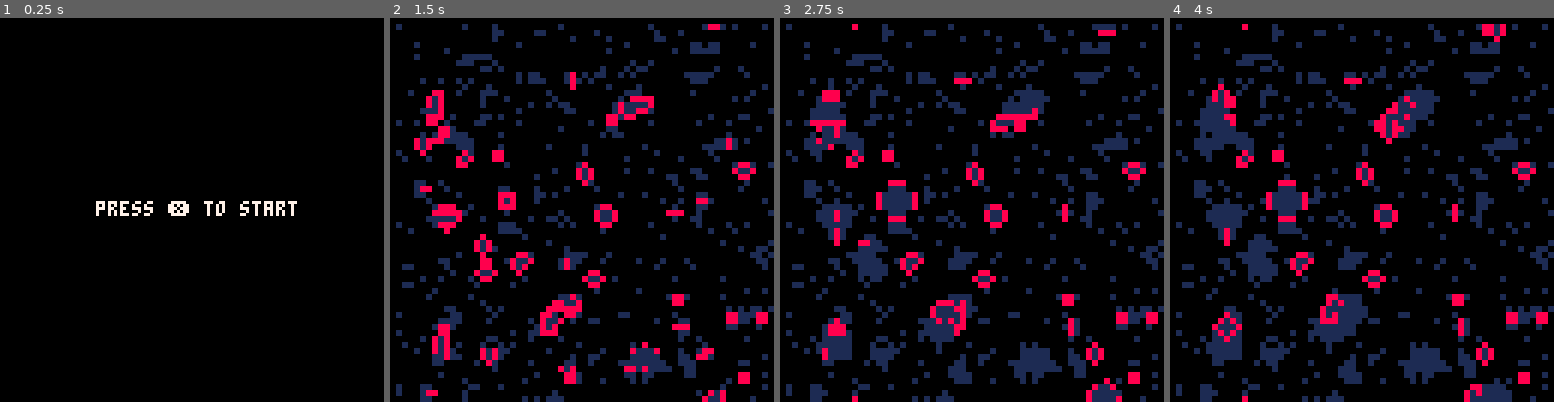
Above: before the commit, frames 1-4 (left to right).
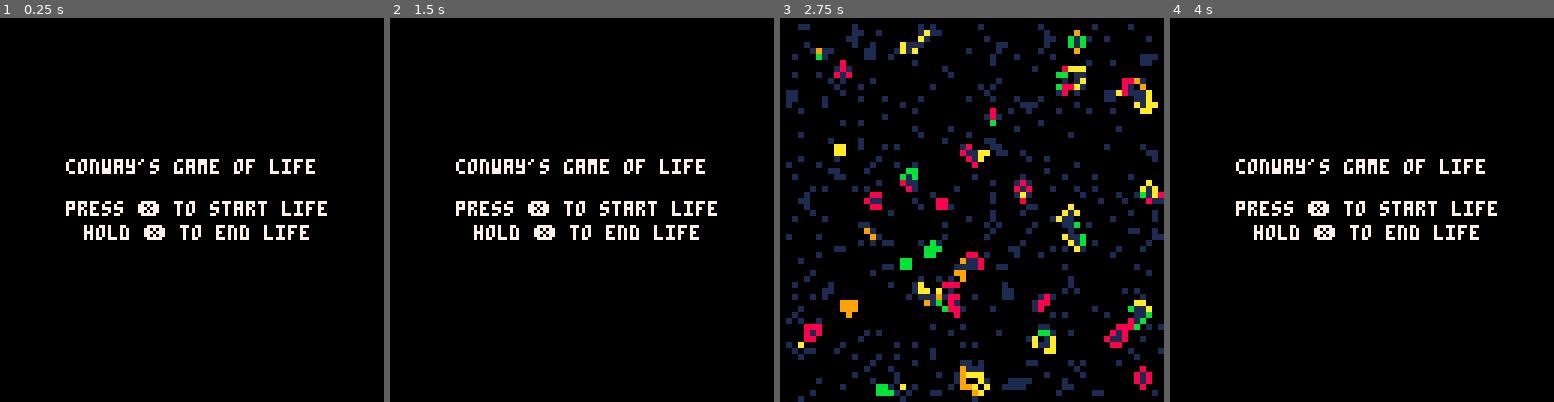
Above: after the commit, the same moments.

Repository: amiantos/amiantos.github.io
Game: PICO-8 cartridge carts/life/life.p8
The game is run twice, just before and just after one commit, with the same random seed, the same clock (stepped at 60 frames per second) and the same inputs.
Inputs:
- Up to frame 1 (0.25 s): no input
- Up to frame 2 (1.5 s): tap X (X key) at 0.33, 1.07 s
- Up to frame 3 (2.75 s): tap X (X key) at 1.85 s
- Up to frame 4 (4 s): tap X (X key) at 2.97 s

The runs differ from the first frame. In frame 1, 3.3% of the frame differs, in the area x 17-86%, y 36-58%; in frame 2, 21%; in frame 3, 31%, in the area x 1-100%, y 1-100%; in frame 4, 24%.

Commit message:
replace life

Diff:
--- a/carts/life/life.p8
+++ b/carts/life/life.p8
@@ -2,10 +2,36 @@
 version 29
 __lua__
 --conway's game of life
---by amiantos
+--by amiantos.net
 
 debug_mode=false
 
+--global vars
+all_cells={}
+living_cells={}
+dying_cells={}
+
+cell_colors={}
+
+max_x = 64
+max_y = 64
+
+cell_size = 2
+
+initial_cells = 500
+
+update_time = 0.05
+
+life_color=8
+dead_color=1
+
+life_colors={8,9,10,11}
+
+updating=false
+drawing=false
+
+-->8
+--menu
 function _init() menu_init() end
 
 function menu_init()
@@ -17,27 +43,17 @@
 	if (btnp(❎)) game_init() --play the game
 end
 
-menu_label = "press ❎ to start"
+title_label = "conway's game of life"
+start_label = "press ❎ to start life"
+instruction_label = "hold ❎ to end life"
 function menu_draw()
 	cls()
-	print(menu_label,hcenter(menu_label),61,7)
+	print(title_label,hcenter(title_label),47,7)
+	print(start_label,hcenter(start_label),61,7)
+	print(instruction_label, hcenter(instruction_label),69,7)
 end
 -->8
-all_cells={}
-living_cells={}
-dying_cells={}
-
-cell_grid={}
-
-max_x = 64
-max_y = 64
-multiplier=128/max_y
-
-cell_size = 2
-
-initial_cells = 500
-
-update_time = 0.05
+--life
 
 function game_init()
 	_update=game_update
@@ -50,18 +66,16 @@
 	all_cells={}
 	living_cells={}
 	dying_cells={}
-	cell_grid={}
+	cell_colors={}
 
 	for i=1,max_x do
-		cell_grid[i]={}
+		cell_colors[i]={}
 		for j=1,max_y do
 			log("creating cell for " .. i .. "," .. j)
 			local cell={}
-			--initial dead state
-			cell.state=0
 			cell.x=i
 			cell.y=j
-			cell_grid[i][j]=cell
+			cell_colors[i][j]=rndb(8,11)
 			add(all_cells,cell)
 		end
 	end
@@ -69,44 +83,51 @@
 	--mark some random cells as alive
 	log("creating random living cells")
 	for i=1,initial_cells do
-		rnd_x=rndb(1,max_x)
-		rnd_y=rndb(1,max_y)
-		cell_grid[rnd_x][rnd_y].state=1
-		add(living_cells,cell_grid[rnd_x][rnd_y])
+		add(living_cells,{x=rndb(1,max_x),y=rndb(1,max_y)})
 	end
 end
 
 function game_update()
 	if btnp(❎) then
 		menu_init()
-	elseif (time()-last_update > update_time) then
-		c_life=cocreate(update_life)
-		coresume(c_life)
+	elseif (not drawing) and (time()-last_update > update_time) then
+		update_life()
 		last_update=time()
 	end
 end
 
 function game_draw()
-	if (not last_draw) or (time()-last_draw > update_time) then
+	draw_life()
+end
+
+function draw_life()
+	if (not updating) and ((not last_draw) or (time()-last_draw > update_time)) then
+		drawing=true
+
 		--draw living cells
 		for c in all(living_cells) do
-			rect(c.x*multiplier,c.y*multiplier+1,c.x*multiplier+1,c.y*multiplier,8)
+			rect(c.x*2,c.y*2+1,c.x*2+1,c.y*2,cell_colors[c.x][c.y])
 		end
 
 		-- draw dead cells
 		for c in all(dying_cells) do
-			rect(c.x*multiplier,c.y*multiplier+1,c.x*multiplier+1,c.y*multiplier,1)
+			rect(c.x*2,c.y*2+1,c.x*2+1,c.y*2,dead_color)
 		end
 
 		last_draw=time()
+		drawing=false
 	end
 end
 
 function update_life()
+	updating=true
+
 	living_cells={}
 	dying_cells={}
 	for cell in all(all_cells) do
 		l_cells=0
+		l_colors={}
+		--create neighbor coords
 		n={}
 		add(n,{x=cell.x,y=inc(cell.y)})
 		add(n,{x=cell.x,y=dcr(cell.y)})
@@ -116,34 +137,37 @@
 		add(n,{x=inc(cell.x),y=inc(cell.y)})
 		add(n,{x=dcr(cell.x),y=inc(cell.y)})
 		add(n,{x=inc(cell.x),y=dcr(cell.y)})
-		for n in all(n) do
-			if cell_grid[n.x][n.y].state==1 then
+		for nc in all(n) do
+			if alive(nc.x,nc.y) then
 				l_cells+=1
+				add(l_colors,cell_colors[nc.x][nc.y])
 			end
 		end
-		if cell.state==1 then
+		log("cell (" .. cell.x .. "," .. cell.y .. ") living neighbors: " .. l_cells)
+		if alive(cell.x,cell.y) then
 			if (l_cells>3 or l_cells<2) then
 				add(dying_cells,cell)
 			else
+				cell_colors[cell.x][cell.y]=l_colors[rndb(1,#l_colors)]
 				add(living_cells,cell)
 			end
 		elseif l_cells == 3 then
+			cell_colors[cell.x][cell.y]=l_colors[rndb(1,#l_colors)]
 			add(living_cells,cell)
 		end
 	end
 
-	for cell in all(living_cells) do
-		cell.state=1
-		cell_grid[cell.x][cell.y].state=1
-	end
-
-	for cell in all(dying_cells) do
-		cell.state=0
-		cell_grid[cell.x][cell.y].state=0
-	end
+	updating=false
 end
 
 -->8
+--utils
+
+function alive(x,y)
+	local color=pget(x*2,y*2)
+	return color==8 or color==9 or color==10 or color==11
+end
+
 function hcenter(string)
 	return 64-#string*2
 end
Not shown, changed: the thumbnail (__label__) section of carts/life/life.p8
Not shown, changed: carts/life/index.html
Not shown, changed: carts/life/index.js
